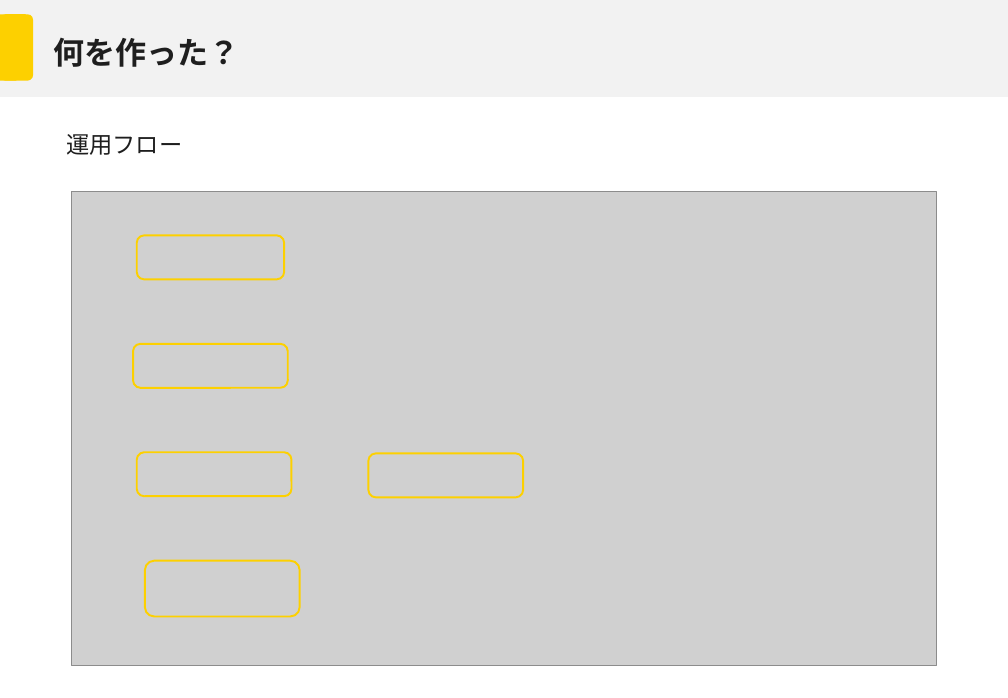
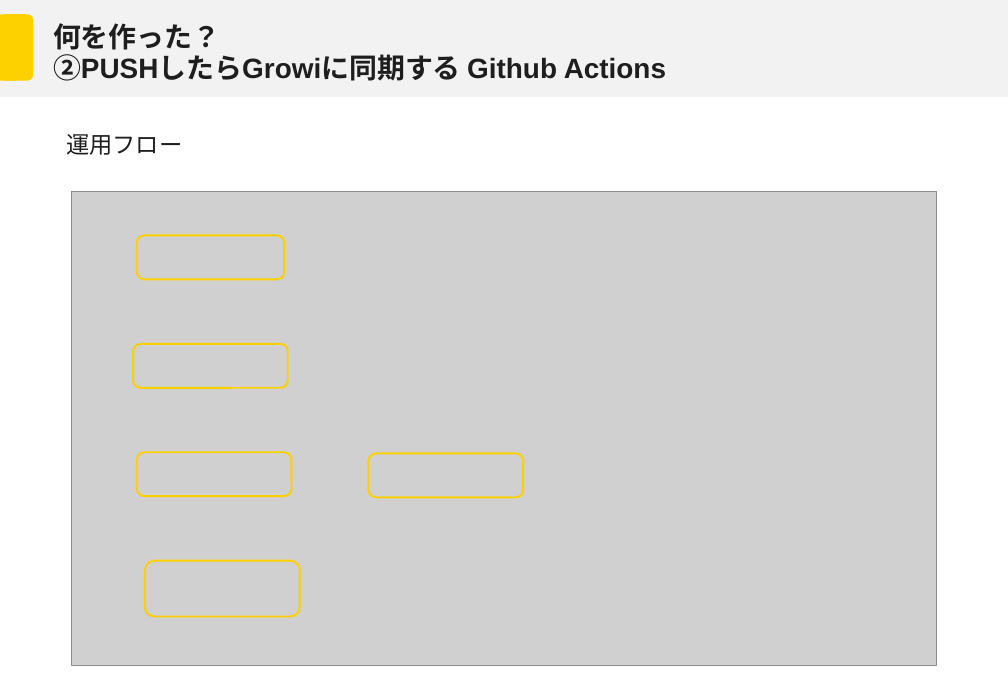
Before and after one commit to Mori-Taiki/Presentation, a slide deck: slide 8 of TechMeeting202604/techmeeting20260406.pptx. Drawn at 1008x698 pixels with LibreOffice and Linux fonts; fonts in the diff are those of the drawing; grey boxes stand for pictures; background and template pictures are left out. Boxes give left, top, right and bottom in pixels: in the first picture for what was removed or moved away, otherwise in the second. Text is boxed around its words. In the diff, an @@ line names an element or a change of style, - is before the commit and + after.

```diff
--- a/TechMeeting202604/techmeeting20260406.pptx
+++ b/TechMeeting202604/techmeeting20260406.pptx
@@ title at (53,23,666,81): text changed; size 24 to 21.6 pt @@
-何を作った？
+何を作った？
+②PUSHしたらGrowiに同期する Github Actions
```
Also in this commit, not shown: 5 other slides changed.
